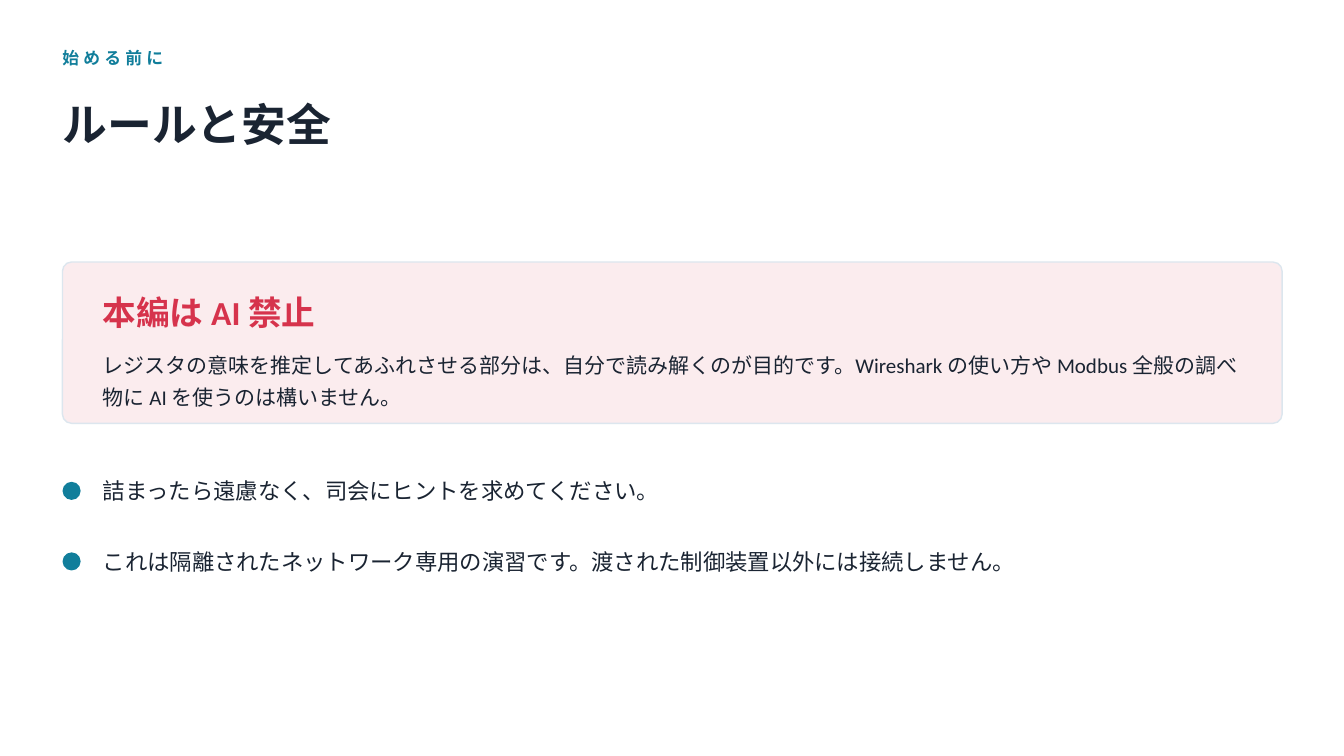
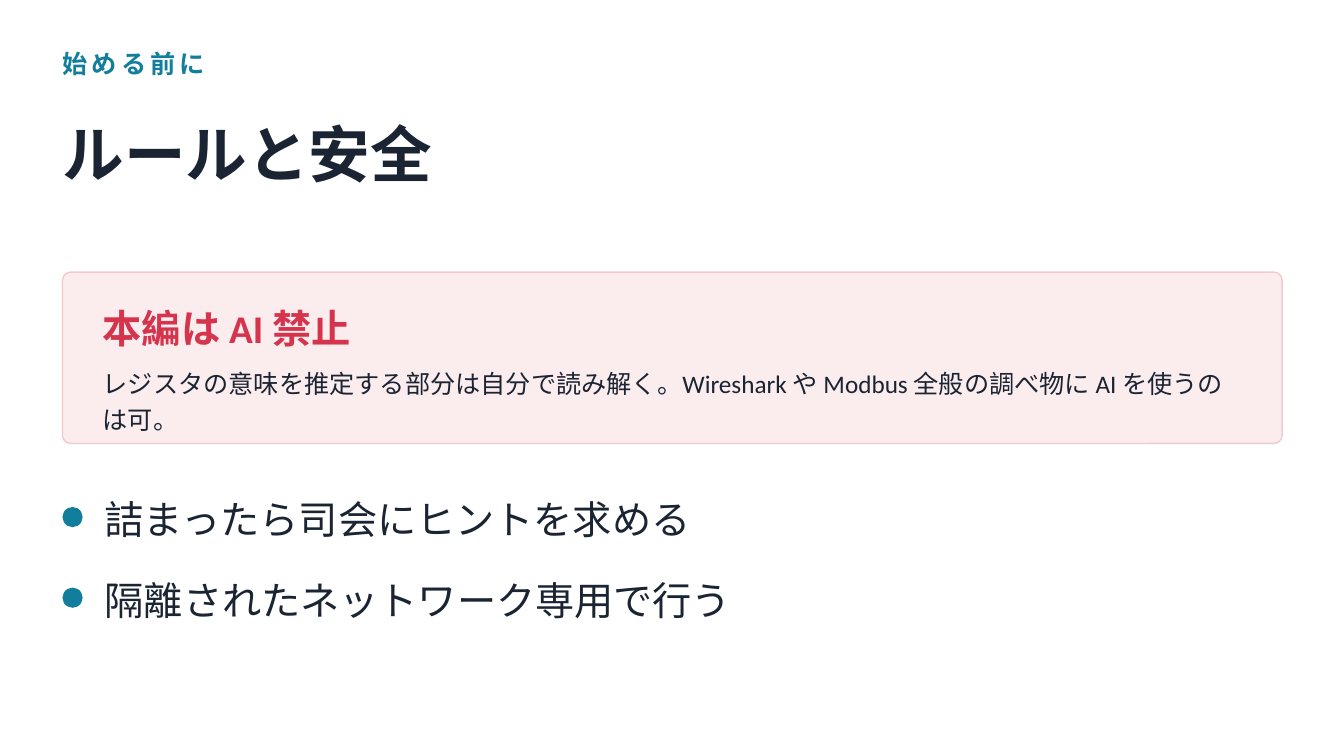
Before and after one commit to Tivo0921/ot-modbus-ctf, a slide deck: slide 8 of slides/ot-intro.pptx. Drawn at 1344x756 pixels with LibreOffice and Linux fonts; fonts in the diff are those of the drawing. Boxes give left, top, right and bottom in pixels: in the first picture for what was removed or moved away, otherwise in the second. Text is boxed around its words. In the diff, an @@ line names an element or a change of style, - is before the commit and + after.

```diff
--- a/slides/ot-intro.pptx
+++ b/slides/ot-intro.pptx
@@ text "始める前に" at [62,51,205,76]: size 12 to 18 pt @@
@@ text "ルールと安全": place and size @@
-text "ルールと安全" at [62,102,331,145]
+text "ルールと安全" at [62,124,432,183]
@@ text "ルールと安全" at [62,124,432,183]: size 32 to 44 pt; line spacing 1.02 to 1 @@
@@ rounded rectangle: place and size @@
-rounded rectangle at [63,262,1282,423]
+rounded rectangle at [63,272,1282,444]
@@ rounded rectangle at [63,272,1282,444]: outline #DCE6EE 1 pt to #F2C9CF 1 pt; proportions changed @@
@@ text "本編は AI 禁止": place and size @@
-text "本編は AI 禁止" at [103,296,315,328]
+text "本編は AI 禁止" at [103,309,350,347]
@@ text "本編は AI 禁止" at [103,309,350,347]: size 24 to 28 pt @@
@@ text at [103,371,1223,431]: text changed; size 15 to 18 pt @@
-レジスタの意味を推定してあふれさせる部分は、自分で読み解くのが目的です。Wireshark の使い方や Modbus 全般の調べ物に AI を使うのは構いません。
+レジスタの意味を推定する部分は自分で読み解く。Wireshark や Modbus 全般の調べ物に AI を使うのは可。
@@ ellipse: place and size @@
-ellipse at [63,482,81,500]
+ellipse at [63,507,83,527]
@@ text at [105,501,691,538]: text changed; size 16 to 28 pt @@
-詰まったら遠慮なく、司会にヒントを求めてください。
+詰まったら司会にヒントを求める
@@ ellipse: place and size @@
-ellipse at [63,553,81,571]
+ellipse at [63,588,83,608]
@@ text at [105,582,731,619]: text changed; size 16 to 28 pt @@
-これは隔離されたネットワーク専用の演習です。渡された制御装置以外には接続しません。
+隔離されたネットワーク専用で行う
```
Also in this commit, not shown: 8 other slides changed, 1 other file.
